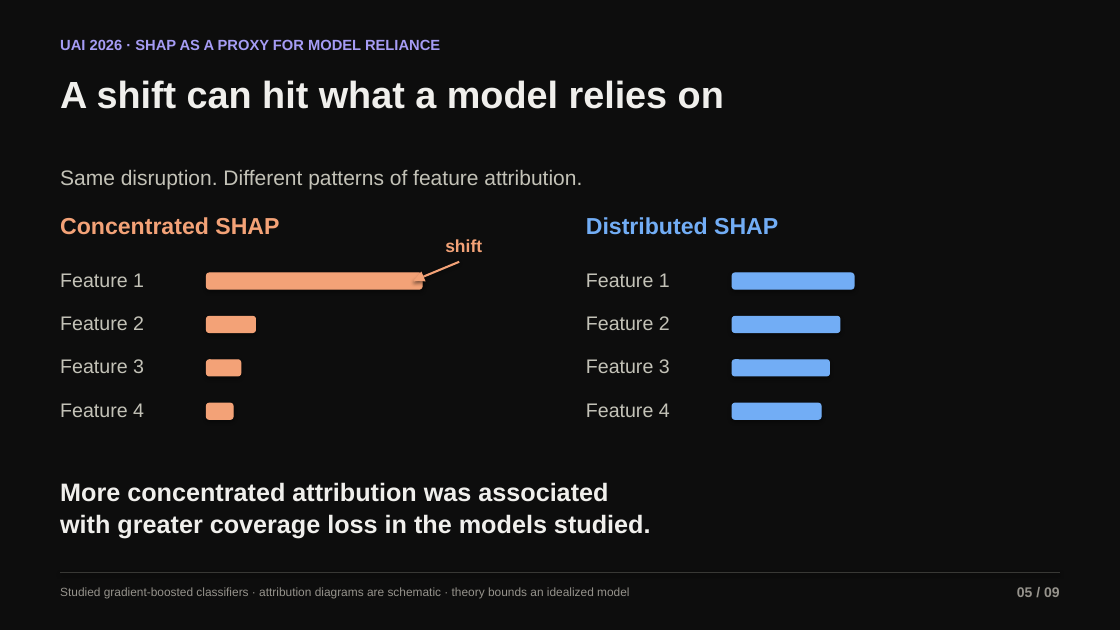
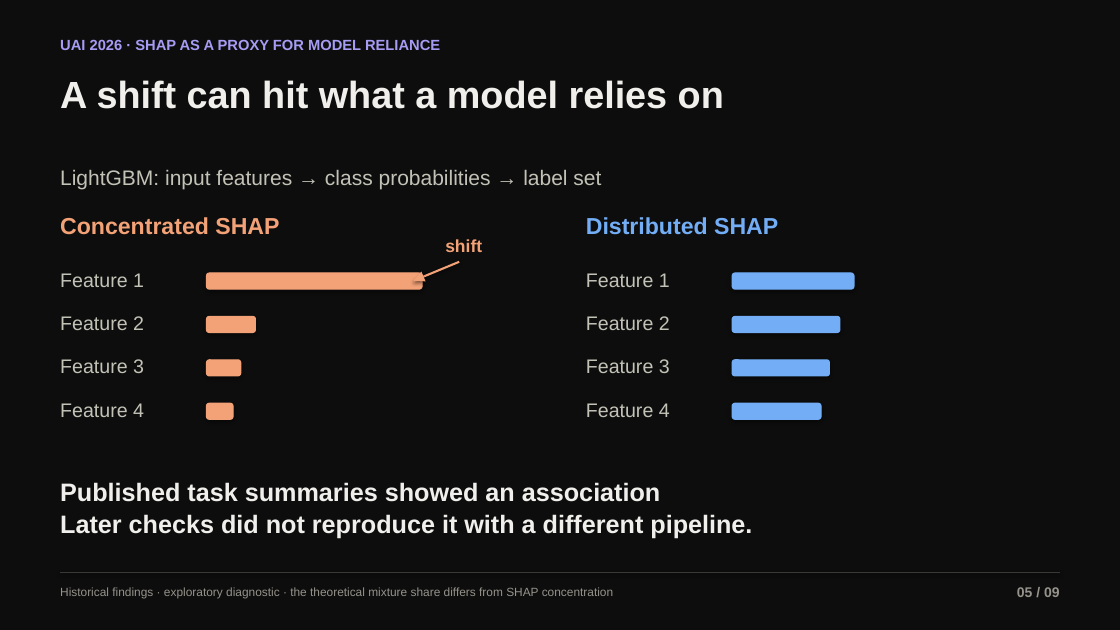
Before and after one commit to ChorokLeeDev/research-papers, a slide deck: slide 5 of decks/phd-interview/deck.pptx. Drawn at 1120x630 pixels with LibreOffice and Linux fonts; fonts in the diff are those of the drawing. Boxes give left, top, right and bottom in pixels: in the first picture for what was removed or moved away, otherwise in the second. Text is boxed around its words. In the diff, an @@ line names an element or a change of style, - is before the commit and + after.

```diff
--- a/decks/phd-interview/deck.pptx
+++ b/decks/phd-interview/deck.pptx
@@ text at bbox=[60, 170, 601, 189]: text changed @@
-Same disruption. Different patterns of feature attribution.
+LightGBM: input features → class probabilities → label set
@@ text at bbox=[60, 482, 752, 539]: text changed @@
-More concentrated attribution was associated
-with greater coverage loss in the models studied.
+Published task summaries showed an association
+Later checks did not reproduce it with a different pipeline.
@@ text at bbox=[60, 587, 613, 599]: text changed @@
-Studied gradient-boosted classifiers · attribution diagrams are schematic · theory bounds an idealized model
+Historical findings · exploratory diagnostic · the theoretical mixture share differs from SHAP concentration
```
Also in this commit, not shown: 4 other slides changed, 6 other files.
